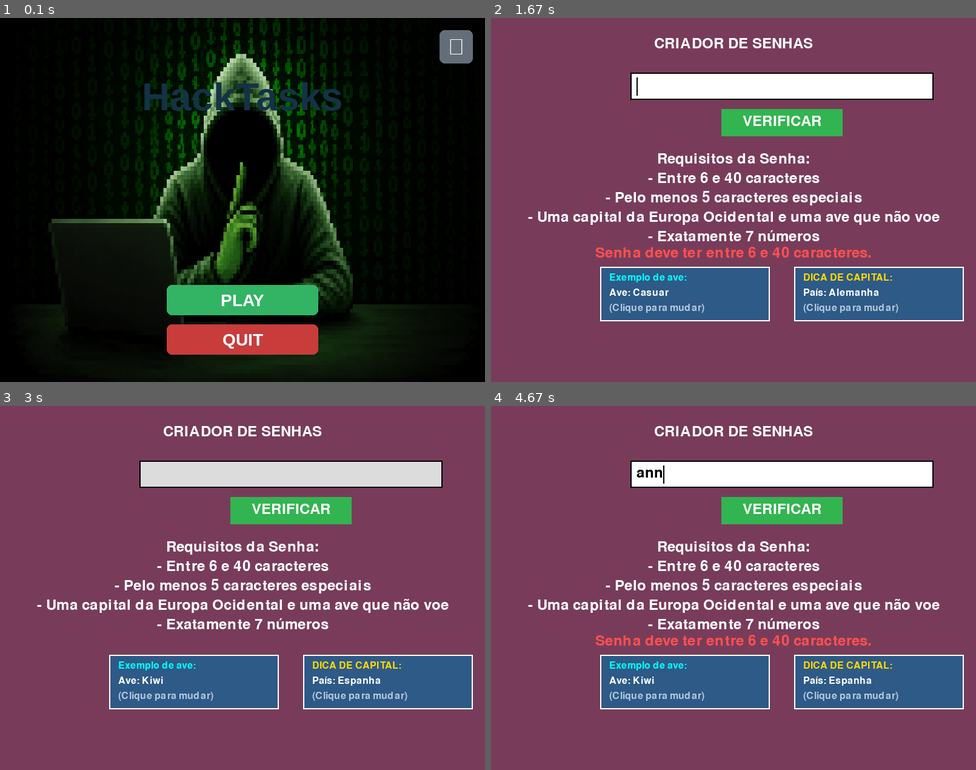
Above: before the commit, frames 1-4 (two rows, left to right).
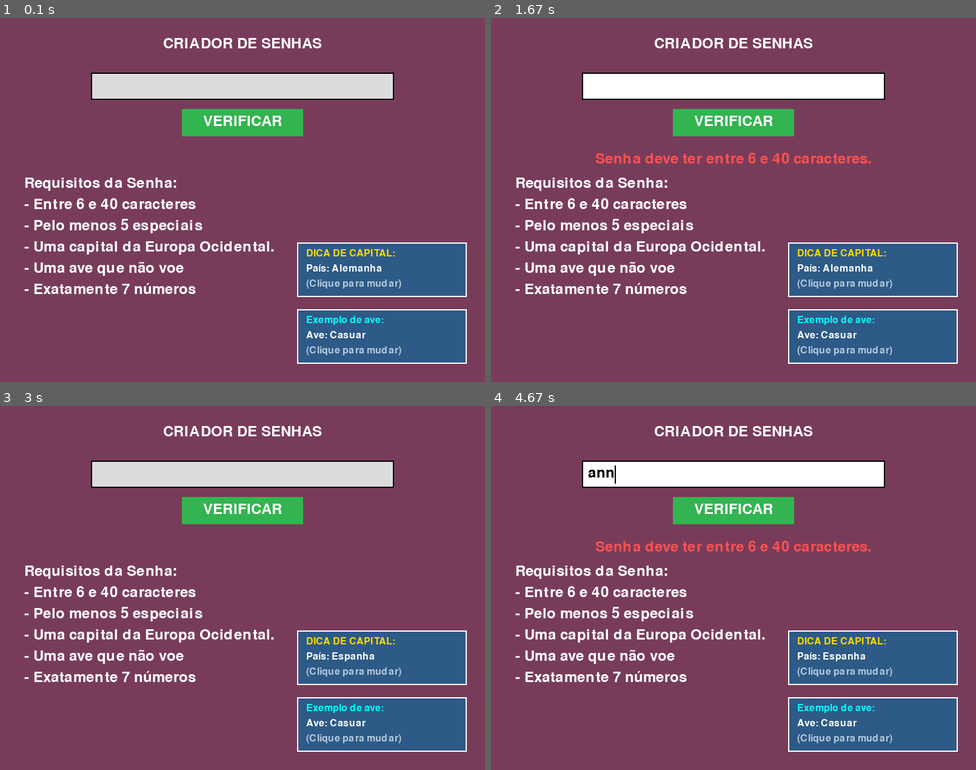
Above: after the commit, the same moments.

Repository: pedroafpovoa-cmyk/Asas-Assadas-Hackathon
Game: pygame game, started from Tela_inicial.py
Same seed, same stepped clock (60 frames per second), same inputs: the game is played once before the commit and once after it.
Inputs (mouse positions are in pixels of both pictures, inside the frame that each line leads up to):
- Up to frame 1 (0.1 s): no input
- Up to frame 2 (1.67 s): click (733, 301) at 0.38 s, where only the run before the commit has a clickable "PLAY"; click "VERIFICAR" at 0.72 s; click (782, 87) at 1.05 s; hold Left from 1.33 s (still down)
- Up to frame 3 (3 s): release Left at 1.87 s; click (160, 675) at 1.95 s; click "DICA DE CAPITAL:" at 2.83 s
- Up to frame 4 (4.67 s): click "VERIFICAR" at 3.17 s; click (738, 475) at 3.5 s; click (597, 537) at 3.83 s; click (806, 464) at 4.17 s; type "ann" at 4.45 s

The runs differ from the first frame. In frame 1, 100% of the frame differs, in the area x 0-100%, y 0-100%; in frame 2, 24%; in frame 3, 23%; in frame 4, 24%.

Commit message:
Finalize

Diff:
--- a/Tela_inicial.py
+++ b/Tela_inicial.py
@@ -1,111 +1,14 @@
 import pygame
 import sys
-import random
 import configuracoes
 import task1  # Importa o seu minijogo
-
-# ==============================================================================
-# CLASSE: GERENCIADOR GLOBAL DE POP-UPS
-# ==============================================================================
-class PopupGlobal:
-    def __init__(self, largura_tela, altura_tela):
-        self.LARGURA = largura_tela
-        self.ALTURA = altura_tela
-        self.fonte_x = pygame.font.SysFont(None, 30)
-
-        # Carrega a imagem do anúncio
-        try:
-            self.imagem = pygame.image.load("pop-up.png").convert_alpha()
-            self.imagem = pygame.transform.scale(self.imagem, (300, 250))
-        except pygame.error:
-            # Fallback seguro caso a imagem não exista no diretório
-            self.imagem = pygame.Surface((300, 250))
-            self.imagem.fill((150, 150, 150))
-
-        self.popup_ativo = False
-        self.mostrar_x_real = False
-        self.botao_x = pygame.Rect(0, 0, 0, 0)
-        self.inicio_popup = 0
-        self.ultimo_popup = pygame.time.get_ticks()
-
-        # Intervalo aleatório de surgimento (45 a 60 segundos)
-        self.tempo_proximo_popup = random.randint(45000, 60000)
-
-    def atualizar(self):
-        agora = pygame.time.get_ticks()
-
-        # Gatilho para abrir o pop-up
-        if not self.popup_ativo and agora - self.ultimo_popup >= self.tempo_proximo_popup:
-            self.popup_ativo = True
-            self.mostrar_x_real = False
-            self.inicio_popup = agora
-
-        # Após 10 segundos, o X real aparece
-        if self.popup_ativo and agora - self.inicio_popup >= 10000:
-            self.mostrar_x_real = True
-
-    def processar_evento(self, evento):
-        """Retorna True se o clique foi absorvido pelo Pop-up."""
-        if not self.popup_ativo:
-            return False
-
-        if evento.type == pygame.MOUSEBUTTONDOWN and evento.button == 1:
-            if self.botao_x.collidepoint(evento.pos):
-                if self.mostrar_x_real:
-                    self.popup_ativo = False
-                    self.ultimo_popup = pygame.time.get_ticks()
-                    self.tempo_proximo_popup = random.randint(45000, 60000)
-                else:
-                    print("X falso clicado!")
-                return True  # Absorve o clique
-
-            # Bloqueia qualquer clique que ocorra dentro do corpo do pop-up
-            popup_rect = pygame.Rect((self.LARGURA - 400) // 2, (self.ALTURA - 300) // 2, 400, 300)
-            if popup_rect.collidepoint(evento.pos):
-                return True
-
-        return False
-
-    def desenhar(self, tela):
-        if not self.popup_ativo:
-            return
-
-        # Fundo escurecido
-        overlay = pygame.Surface((self.LARGURA, self.ALTURA))
-        overlay.set_alpha(128)
-        overlay.fill((0, 0, 0))
-        tela.blit(overlay, (0, 0))
-
-        # Janela do Pop-up centralizada de forma dinâmica
-        popup_rect = pygame.Rect((self.LARGURA - 400) // 2, (self.ALTURA - 300) // 2, 400, 300)
-        pygame.draw.rect(tela, (220, 220, 220), popup_rect)
-        pygame.draw.rect(tela, (0, 0, 0), popup_rect, 3)
-
-        # Definindo as posições do botão X
-        if self.mostrar_x_real:
-            self.botao_x = pygame.Rect(popup_rect.right - 80, popup_rect.top + 80, 30, 30)
-        else:
-            self.botao_x = pygame.Rect(popup_rect.right - 35, popup_rect.top + 5, 30, 30)
-
-        pygame.draw.rect(tela, (200, 50, 50), self.botao_x)
-        texto_x = self.fonte_x.render("X", True, (255, 255, 255))
-        tela.blit(texto_x, texto_x.get_rect(center=self.botao_x.center))
-
-        # Imagem do anúncio centralizada
-        x = popup_rect.x + (popup_rect.width - self.imagem.get_width()) // 2
-        y = popup_rect.y + (popup_rect.height - self.imagem.get_height()) // 2
-        tela.blit(self.imagem, (x, y))
-
 
 # Inicialização Básica
 pygame.init()
 LARGURA, ALTURA = 800, 600
 tela = pygame.display.set_mode((LARGURA, ALTURA))
-pygame.display.set_caption("Menu Reformulado com Pop-ups")
+pygame.display.set_caption("Menu Reformulado")
 relogio = pygame.time.Clock()
-
-# Instancia o Gerenciador de Pop-ups Global
-popups_globais = PopupGlobal(LARGURA, ALTURA)
 
 # Carrega fundo
 try:
@@ -115,7 +18,34 @@
     imagem_fundo = pygame.Surface((LARGURA, ALTURA))
     imagem_fundo.fill((30, 30, 40))
 
-# Cores e Fontes
+# --- DIMENSÕES DOS BOTÕES REFORMULADAS ---
+# PLAY e QUIT ficaram mais largos e altos (300x65)
+# SETTINGS agora é um retângulo horizontal (120x50) posicionado no topo direito
+botao_settings = pygame.Rect(LARGURA - 120 - 20, 20, 120, 50)
+botao_play = pygame.Rect(LARGURA // 2 - 150, ALTURA - 180, 300, 65)
+botao_quit = pygame.Rect(LARGURA // 2 - 150, ALTURA - 95, 300, 65)
+
+# Carregamento e redimensionamento automático dos PNGs baseado nos novos tamanhos
+try:
+    img_play = pygame.image.load("botao_play.png").convert_alpha()
+    img_play = pygame.transform.scale(img_play, (botao_play.width, botao_play.height))
+except pygame.error:
+    img_play = None
+
+try:
+    img_settings = pygame.image.load("botao_settings.png").convert_alpha()
+    img_settings = pygame.transform.scale(img_settings, (botao_settings.width, botao_settings.height))
+except pygame.error:
+    img_settings = None
+
+try:
+    img_quit = pygame.image.load("botao_quit.png").convert_alpha()
+    img_quit = pygame.transform.scale(img_quit, (botao_quit.width, botao_quit.height))
+except pygame.error:
+    img_quit = None
+
+
+# Cores e Fontes (Usadas caso o PNG não exista)
 COR_HACK = (20, 50, 70)
 COR_TEXTO = (255, 255, 255)
 COR_PLAY = (50, 180, 100)
@@ -126,8 +56,9 @@
 COR_GEAR_HOVER = (140, 150, 160)
 
 fonte_titulo = pygame.font.SysFont("Arial", 64, bold=True)
-fonte_menu = pygame.font.SysFont("Arial", 28, bold=True)
-fonte_engrenagem = pygame.font.SysFont("Arial", 36, bold=True)
+# Aumentei um pouco a fonte do menu para acompanhar os botões maiores
+fonte_menu = pygame.font.SysFont("Arial", 32, bold=True)
+fonte_engrenagem = pygame.font.SysFont("Arial", 32, bold=True)
 
 estado_jogo = "MENU"
 primeiro_frame_jogo = True
@@ -143,25 +74,10 @@
     evento_clique = None
     lista_eventos = pygame.event.get()
 
-    # 1. MODIFICAÇÃO: O cronômetro do pop-up só corre se estivermos JOGANDO
-    if estado_jogo == "JOGANDO":
-        popups_globais.atualizar()
-    else:
-        # Evita que o tempo acumulado no menu faça o pop-up explodir na tela assim que o jogo inicia
-        popups_globais.ultimo_popup = pygame.time.get_ticks()
-
-    eventos_filtrados_popup = []
-
     for evento in lista_eventos:
         if evento.type == pygame.QUIT:
             pygame.quit()
             sys.exit()
-
-        # 2. MODIFICAÇÃO: O pop-up só intercepta os cliques se o estado for JOGANDO
-        if estado_jogo == "JOGANDO" and popups_globais.processar_evento(evento):
-            continue  # Ignora e não repassa o clique para o jogo de fundo
-
-        eventos_filtrados_popup.append(evento)
 
         if evento.type == pygame.MOUSEBUTTONDOWN and evento.button == 1:
             evento_clique = evento
@@ -180,37 +96,41 @@
         tela.blit(imagem_fundo, (0, 0))
         desenhar_texto("HackTasks", fonte_titulo, COR_HACK, LARGURA // 2, 130)
 
-        botao_settings = pygame.Rect(LARGURA - 55 - 20, 20, 55, 55)
-        botao_play = pygame.Rect(LARGURA // 2 - 125, ALTURA - 160, 250, 50)
-        botao_quit = pygame.Rect(LARGURA // 2 - 125, ALTURA - 95, 250, 50)
+        # --- DESENHO DO BOTÃO PLAY ---
+        if img_play:
+            tela.blit(img_play, (botao_play.x, botao_play.y))
+        else:
+            cor_atual_play = COR_PLAY_HOVER if botao_play.collidepoint(pos_mouse) else COR_PLAY
+            pygame.draw.rect(tela, cor_atual_play, botao_play, border_radius=8)
+            desenhar_texto("PLAY", fonte_menu, COR_TEXTO, botao_play.centerx, botao_play.centery)
 
-        cor_atual_play = COR_PLAY_HOVER if botao_play.collidepoint(pos_mouse) else COR_PLAY
-        cor_atual_quit = COR_SAIR_HOVER if botao_quit.collidepoint(pos_mouse) else COR_SAIR
-        cor_atual_settings = COR_GEAR_HOVER if botao_settings.collidepoint(pos_mouse) else COR_GEAR
+        # --- DESENHO DO BOTÃO QUIT ---
+        if img_quit:
+            tela.blit(img_quit, (botao_quit.x, botao_quit.y))
+        else:
+            cor_atual_quit = COR_SAIR_HOVER if botao_quit.collidepoint(pos_mouse) else COR_SAIR
+            pygame.draw.rect(tela, cor_atual_quit, botao_quit, border_radius=8)
+            desenhar_texto("QUIT", fonte_menu, COR_TEXTO, botao_quit.centerx, botao_quit.centery)
 
-        pygame.draw.rect(tela, cor_atual_play, botao_play, border_radius=8)
-        pygame.draw.rect(tela, cor_atual_quit, botao_quit, border_radius=8)
-        pygame.draw.rect(tela, cor_atual_settings, botao_settings, border_radius=8)
-
-        desenhar_texto("PLAY", fonte_menu, COR_TEXTO, LARGURA // 2, ALTURA - 135)
-        desenhar_texto("QUIT", fonte_menu, COR_TEXTO, LARGURA // 2, ALTURA - 70)
-        desenhar_texto("⚙", fonte_engrenagem, COR_TEXTO, botao_settings.centerx, botao_settings.centery)
+        # --- DESENHO DO BOTÃO SETTINGS ---
+        if img_settings:
+            tela.blit(img_settings, (botao_settings.x, botao_settings.y))
+        else:
+            cor_atual_settings = COR_GEAR_HOVER if botao_settings.collidepoint(pos_mouse) else COR_GEAR
+            pygame.draw.rect(tela, cor_atual_settings, botao_settings, border_radius=8)
+            desenhar_texto("SETTINGS ⚙", fonte_engrenagem, COR_TEXTO, botao_settings.centerx, botao_settings.centery)
 
     elif estado_jogo == "JOGANDO":
         if primeiro_frame_jogo:
-            eventos_finais = [e for e in eventos_filtrados_popup if e.type != pygame.MOUSEBUTTONDOWN]
+            eventos_finais = [e for e in lista_eventos if e.type != pygame.MOUSEBUTTONDOWN]
             primeiro_frame_jogo = False
         else:
-            eventos_finais = eventos_filtrados_popup
+            eventos_finais = lista_eventos
 
         estado_jogo = task1.gerenciar_task1(tela, eventos_finais, LARGURA, ALTURA)
 
     elif estado_jogo == "CONFIGURACOES":
         estado_jogo = configuracoes.gerenciar_configuracoes(tela, evento_clique, pos_mouse, LARGURA, ALTURA)
 
-    # 3. MODIFICAÇÃO: Só desenha o pop-up por cima se estiver na fase "JOGANDO"
-    if estado_jogo == "JOGANDO":
-        popups_globais.desenhar(tela)
-
     pygame.display.flip()
     relogio.tick(60)
--- a/capitais_paises.py
+++ b/capitais_paises.py
@@ -4,8 +4,8 @@
 
 pygame.init()
 
-LARGURA = 900
-ALTURA = 600
+LARGURA = 960
+ALTURA = 540
 
 tela = pygame.display.set_mode((LARGURA, ALTURA))
 pygame.display.set_caption("Mini Game - Criador de Senhas")
--- /dev/null
+++ b/fpsandexecucao.py
@@ -0,0 +1,18 @@
+import pygame
+
+import botoes
+
+pygame.init()
+largura = 800
+altura = 800
+tela = pygame.display.set_mode((largura, altura))
+pygame.display.set_caption("Hackathon - Asas Assadas")
+clock = pygame.time.Clock()
+FPS = 60
+
+Executando = True
+while Executando:
+    for evento in pygame.event.get():
+        if evento.type == pygame.QUIT:
+            Executando = False
+pygame.quit()
--- a/senha_salva.txt
+++ b/senha_salva.txt
@@ -1 +1 @@
-pinguimlisboa1234567!@#$%
+emumadri)))))0000000
--- a/task1.py
+++ b/task1.py
@@ -2,20 +2,31 @@
 import string
 import random
 import unicodedata
-
-# Inicialização de Fontes
+import sys
+
+# === INICIALIZAÇÃO DO PYGAME ===
+pygame.init()
 pygame.font.init()
-fonte = pygame.font.SysFont(None, 36)          # Usada para Título, Senha, Botão e REGRAS (agora maiores)
-fonte_pequena = pygame.font.SysFont(None, 24)  # Usada apenas para os textos internos das dicas
-
-# --- GEOMETRIA REFORMULADA (960x540) ---
-# Centralizados perfeitamente no eixo X (LARGURA // 2 = 480)
-caixa = pygame.Rect(230, 90, 500, 45)
-botao = pygame.Rect(380, 150, 200, 45)
-
-# Blocos de dicas posicionados lado a lado (um na frente do outro) na parte inferior
-bloquinho_ave = pygame.Rect(180, 410, 280, 90)
-bloquinho_dica = pygame.Rect(500, 410, 280, 90)
+
+# Configuração da Janela (800x600 conforme solicitado)
+LARGURA_TELA = 800
+ALTURA_TELA = 600
+tela = pygame.display.set_mode((LARGURA_TELA, ALTURA_TELA))
+pygame.display.set_caption("Criador de Senhas")
+relogio = pygame.time.Clock()
+
+# Fontes
+fonte = pygame.font.SysFont(None, 36)          # Título, Senha, Botão e REGRAS
+fonte_pequena = pygame.font.SysFont(None, 24)  # Textos internos das dicas
+
+# === GEOMETRIA DOS ELEMENTOS ===
+# 1. Barra de senha e Botão CENTRALIZADOS (Eixo X = 400)
+caixa = pygame.Rect(150, 90, 500, 45)
+botao = pygame.Rect(300, 150, 200, 45)
+
+# 2. Blocos de dicas no CANTO INFERIOR DIREITO (Empilhados: Países em cima, Aves embaixo)
+bloquinho_dica = pygame.Rect(490, 370, 280, 90) # Bloco de Países (Cima)
+bloquinho_ave = pygame.Rect(490, 480, 280, 90)  # Bloco de Aves (Baixo)
 
 cor_inativa = (220, 220, 220)
 cor_ativa = (255, 255, 255)
@@ -33,7 +44,7 @@
 concluido = False
 tempo_conclusao = 0
 
-# --- Funções Auxiliares de Dados ---
+# === FUNÇÕES AUXILIARES DE DADOS ===
 def normalizar_texto(texto):
     texto_minusculo = texto.strip().lower()
     processado = unicodedata.normalize('NFKD', texto_minusculo)
@@ -44,11 +55,13 @@
     try:
         with open(arquivo, "r", encoding="utf-8") as f:
             for linha in f:
-                linha = linen = linha.strip()
+                linha = linha.strip()
                 if linha != "":
                     lista.append(normalizar_texto(linha))
     except FileNotFoundError:
-        print(f"Aviso: Arquivo {arquivo} não encontrado.")
+        # Fallback caso os arquivos não existam no teste inicial
+        if "ave" in arquivo:
+            return ["avestruz", "pinguim", "kiwi", "emas"]
     return lista
 
 def carregar_capitais(arquivo):
@@ -61,7 +74,8 @@
                     capital, pais = linha.split(":", 1)
                     dicionario_capitais[normalizar_texto(capital)] = pais.strip()
     except FileNotFoundError:
-        print(f"Aviso: Arquivo {arquivo} não encontrado.")
+        # Fallback caso os arquivos não existam no teste inicial
+        return {"paris": "França", "londres": "Reino Unido", "madri": "Espanha", "roma": "Itália"}
     return dicionario_capitais
 
 # Carrega as listas de arquivos externos
@@ -78,49 +92,37 @@
         capital_normalizada, pais = random.choice(list(capitais_dict.items()))
         pais_dica = pais
     else:
-        pais_dica = "Arquivo não encontrado"
+        pais_dica = "Sem dados"
 
 def sortear_dica_ave():
     global ave_dica
     if aves:
         ave_dica = random.choice(aves).capitalize()
     else:
-        ave_dica = "Arquivo não encontrado"
+        ave_dica = "Sem dados"
 
 # Sorteios Iniciais
 sortear_dica_capital()
 sortear_dica_ave()
 
-# --- Validadores da Senha ---
+# === VALIDADORES DA SENHA ===
 def verificar_tamanho(texto):
     return 6 <= len(texto) <= 40
 
 def verificar_especiais(texto):
-    quantidade = 0
-    for caractere in texto:
-        if caractere in string.punctuation:
-            quantidade += 1
+    quantidade = sum(1 for caractere in texto if caractere in string.punctuation)
     return quantidade >= 5
 
 def verificar_capital(texto):
     texto_usuario = normalizar_texto(texto)
-    for capital in capitais_dict.keys():
-        if capital in texto_usuario:
-            return True
-    return False
+    return any(capital in texto_usuario for capital in capitais_dict.keys())
 
 def verificar_ave(texto):
     texto_usuario = normalizar_texto(texto)
-    for ave in aves:
-        if ave in texto_usuario:
-            return True
-    return False
+    return any(ave in texto_usuario for ave in aves)
 
 def verificar_numeros(texto):
-    quantidade = 0
-    for caractere in texto:
-        if caractere.isdigit():
-            quantidade += 1
+    quantidade = sum(1 for caractere in texto if caractere.isdigit())
     return quantidade == 7
 
 def verificar_senha(texto):
@@ -128,7 +130,7 @@
     if not verificar_tamanho(texto):
         erros.append("Senha deve ter entre 6 e 40 caracteres.")
     if not verificar_especiais(texto):
-        erros.append("Senha deve possuir pelo menos 5 caracteres especiais.")
+        erros.append("Senha deve possuir ao menos 5 especiais.")
     if not verificar_capital(texto):
         erros.append("A senha não contém nenhuma capital válida!")
     if not verificar_ave(texto):
@@ -137,8 +139,7 @@
         erros.append("A senha deve conter exatamente 7 números.")
     return erros
 
-
-# --- FUNÇÃO GERENCIADORA ---
+# === FUNÇÃO GERENCIADORA DA TASK ===
 def gerenciar_task1(tela, lista_eventos, LARGURA, ALTURA):
     global ativa, senha, indice_cursor, tempo_cursor, mostrar_cursor, mensagem, cor_mensagem, concluido, tempo_conclusao
 
@@ -258,28 +259,40 @@
         x_cursor = caixa.x + 10 + largura_antes
         pygame.draw.line(tela, (0, 0, 0), (x_cursor, caixa.y + 8), (x_cursor, caixa.y + 37), 2)
 
-    # Botão VERIFICAR alinhado abaixo
+    # Botão VERIFICAR
     pygame.draw.rect(tela, (50, 180, 80), botao)
     texto_botao = fonte.render("VERIFICAR", True, (255, 255, 255))
     tela.blit(texto_botao, (botao.x + (botao.width // 2 - texto_botao.get_width() // 2), botao.y + 8))
 
-    # Requisitos com letras maiores (usando a 'fonte' em vez da 'fonte_pequena')
+    # Requisitos à ESQUERDA
     regras = [
         "Requisitos da Senha:",
         "- Entre 6 e 40 caracteres",
-        "- Pelo menos 5 caracteres especiais",
-        "- Uma capital da Europa Ocidental e uma ave que não voe",
+        "- Pelo menos 5 especiais",
+        "- Uma capital da Europa Ocidental.",
+        "- Uma ave que não voe",
         "- Exatamente 7 números",
     ]
 
-    # Renderiza os requisitos centralizados abaixo do botão
-    y = 220
+    y_regras = 260
     for linha in regras:
         superficie = fonte.render(linha, True, (255, 255, 255))
-        tela.blit(superficie, (LARGURA // 2 - superficie.get_width() // 2, y))
-        y += 32
-
-    # Bloco de Dica 1: Aves
+        tela.blit(superficie, (40, y_regras))
+        y_regras += 35
+
+    # Bloco Dica 1: Capitais (CIMA - Canto Inferior Direito)
+    pygame.draw.rect(tela, (45, 90, 135), bloquinho_dica)
+    pygame.draw.rect(tela, (255, 255, 255), bloquinho_dica, 2)
+
+    texto_dica_titulo = fonte_pequena.render("DICA DE CAPITAL:", True, (255, 215, 0))
+    texto_dica_conteudo = fonte_pequena.render(f"País: {pais_dica}", True, (255, 255, 255))
+    texto_dica_clique = fonte_pequena.render("(Clique para mudar)", True, (180, 200, 220))
+
+    tela.blit(texto_dica_titulo, (bloquinho_dica.x + 15, bloquinho_dica.y + 10))
+    tela.blit(texto_dica_conteudo, (bloquinho_dica.x + 15, bloquinho_dica.y + 35))
+    tela.blit(texto_dica_clique, (bloquinho_dica.x + 15, bloquinho_dica.y + 60))
+
+# Bloco Dica 2: Aves (BAIXO - Canto Inferior Direito)
     pygame.draw.rect(tela, (45, 90, 135), bloquinho_ave)
     pygame.draw.rect(tela, (255, 255, 255), bloquinho_ave, 2)
 
@@ -291,21 +304,31 @@
     tela.blit(texto_ave_conteudo, (bloquinho_ave.x + 15, bloquinho_ave.y + 35))
     tela.blit(texto_ave_clique, (bloquinho_ave.x + 15, bloquinho_ave.y + 60))
 
-    # Bloco de Dica 2: Capitais (Logo na frente da dica das aves)
-    pygame.draw.rect(tela, (45, 90, 135), bloquinho_dica)
-    pygame.draw.rect(tela, (255, 255, 255), bloquinho_dica, 2)
-
-    texto_dica_titulo = fonte_pequena.render("DICA DE CAPITAL:", True, (255, 215, 0))
-    texto_dica_conteudo = fonte_pequena.render(f"País: {pais_dica}", True, (255, 255, 255))
-    texto_dica_clique = fonte_pequena.render("(Clique para mudar)", True, (180, 200, 220))
-
-    tela.blit(texto_dica_titulo, (bloquinho_dica.x + 15, bloquinho_dica.y + 10))
-    tela.blit(texto_dica_conteudo, (bloquinho_dica.x + 15, bloquinho_dica.y + 35))
-    tela.blit(texto_dica_clique, (bloquinho_dica.x + 15, bloquinho_dica.y + 60))
-
-    # Mensagem de Feedback dinâmica (Alinhada acima dos blocos de dicas)
+# Mensagem de Feedback
     if mensagem != "":
         resultado = fonte.render(mensagem, True, cor_mensagem)
-        tela.blit(resultado, (LARGURA // 2 - resultado.get_width() // 2, 375))
+        tela.blit(resultado, (LARGURA // 2 - resultado.get_width() // 2, 220))
 
     return "JOGANDO"
+
+# Loop principal da task
+rodando = True
+estado_atual = "JOGANDO"
+
+while rodando:
+    eventos = pygame.event.get()
+    for evento in eventos:
+        if evento.type == pygame.QUIT:
+            rodando = False
+
+# Executa a tarefa passando a tela, os eventos capturados e o tamanho da tela atual
+    if estado_atual == "JOGANDO":
+        retorno = gerenciar_task1(tela, eventos, LARGURA_TELA, ALTURA_TELA)
+        if retorno == "MENU":
+            print("Retornando ao Menu... (Ação simulada)")
+            # Aqui você pode mudar o estado_atual para "MENU" se tiver outra tela criada.
+            # Para manter o loop ativo no teste, continuaremos em JOGANDO:
+            estado_atual = "JOGANDO"
+
+    pygame.display.flip()
+    relogio.tick(60)
Renamed: Final task.py -> Final_task.py
Binary file added: botao_play.png
Binary file added: botao_quit.png
Binary file added: botao_settings.png
